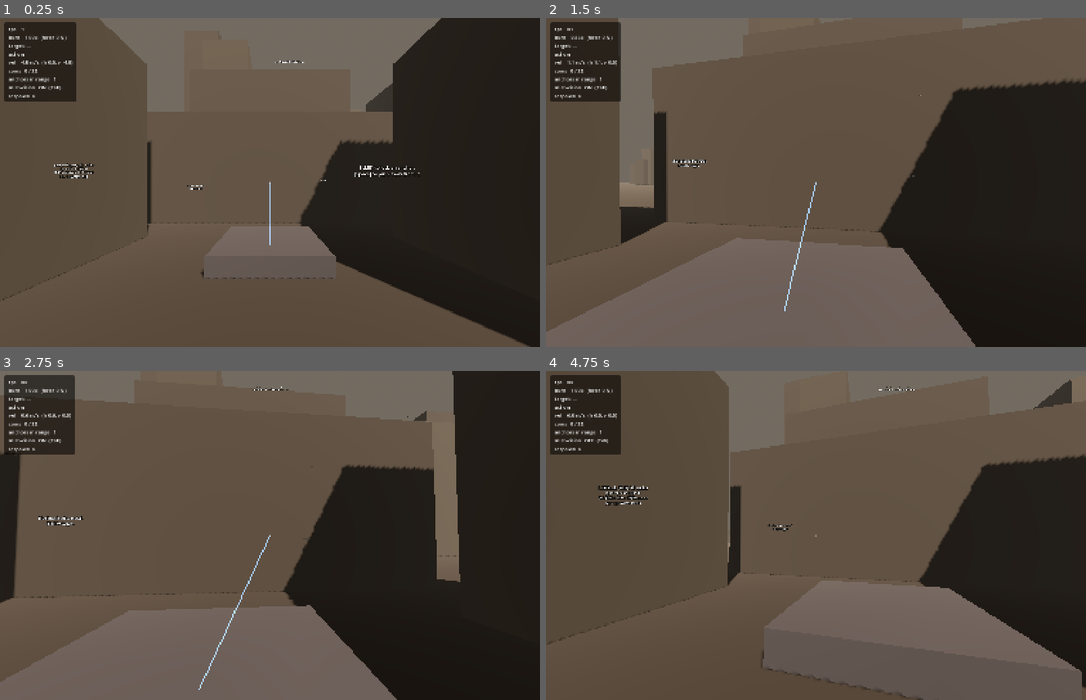
Above: before the commit, frames 1-4 (two rows, left to right).
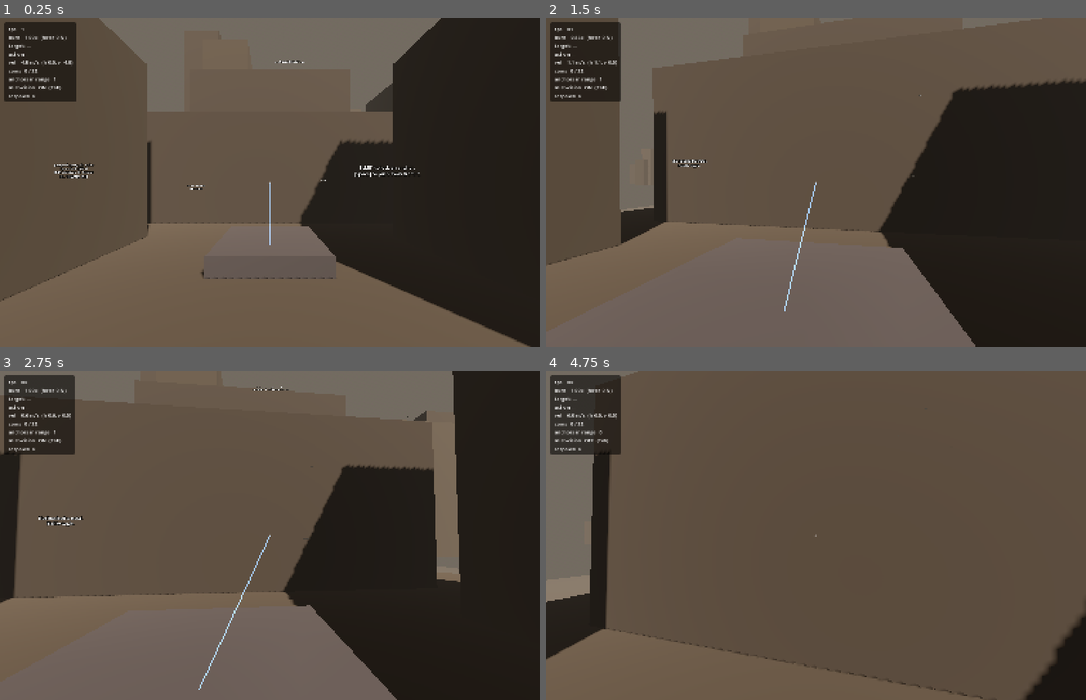
Above: after the commit, the same moments.

Repository: Fenyn/Gamestorming
Game: Godot game, scene res://world/main.tscn
Two runs of this game, one before a commit and one after it. Both use one fixed random seed, a clock stepped at 60 frames per second and the inputs below.
Inputs (mouse positions are in pixels of both pictures, inside the frame that each line leads up to):
- Up to frame 1 (0.25 s): no input
- Up to frame 2 (1.5 s): move the mouse to (843, 182) at 0.52 s; hold W (move_forward) from 0.53 s (still down); right-click (843, 182) at 0.6 s; move the mouse to (789, 182) at 1.27 s; tap Mouse wheel down (burn_down) at 1.35 s
- Up to frame 3 (2.75 s): keep holding W (move_forward); move the mouse to (280, 528) at 2.02 s; hold Mouse wheel up (burn_up) from 2.03 s (still down)
- Up to frame 4 (4.75 s): keep holding W (move_forward); move the mouse to (810, 542) at 2.77 s; release Mouse wheel up (burn_up) at 2.78 s; tap Q (drop_coin) at 2.85 s; move the mouse to (853, 538) at 3.52 s; press the mouse at (853, 538) at 3.53 s; tap R (respawn) at 4.15 s; move the mouse to (772, 532) at 4.27 s; release the mouse at (772, 532) at 4.28 s; tap Tab (mist_vision_toggle) at 4.35 s

The runs differ from the first frame. In frame 1, less than 0.1% of the frame differs, in the area x 43-58%, y 78-80%; in frame 2, 0.2%; in frame 3, less than 0.1%; in frame 4, 35%, in the area x 0-100%, y 0-100%.

Commit message:
Coinshot - kill volume

Diff:
--- a/coinshot/levels/level_1_rooftops.gd
+++ b/coinshot/levels/level_1_rooftops.gd
@@ -7,6 +7,10 @@
 
 	var C := Color(0.36, 0.34, 0.31)
 	var D := Color(0.32, 0.30, 0.28)
+
+	# ── Spawn floors (no world ground — levels own their surfaces) ──
+	_place_platform(Vector3(0, -0.25, -3), Vector3(22, 0.5, 22))
+	_place_platform(Vector3(20, -0.25, -79), Vector3(22, 0.5, 16))
 
 	# ── Title ──
 	_place_sign(Vector3(0, 4, -2), "THE ASH YARD", 28)
@@ -115,6 +119,14 @@
 	_place_goal(Vector3(14, 58, -125), Vector3(8, 0.5, 8))
 	_place_sign(Vector3(14, 61, -125), "The arches are next.", 20)
 
+	# ── Checkpoints ──
+	_place_checkpoint(Vector3(0, 0, -5))
+	_place_checkpoint(Vector3(0, 12, -22))
+	_place_checkpoint(Vector3(22, 16, -30))
+	_place_checkpoint(Vector3(20, 24, -64))
+	_place_checkpoint(Vector3(20, 0, -77))
+	_place_checkpoint(Vector3(20, 50, -92))
+
 	# ── Boundary + backdrop ──
 	_build_boundary(Vector3(14, 0, -62), 85.0)
 	_build_city_backdrop(Vector3(14, 0, -62), 85.0, 155.0, 55, 15.0, 0.1)
--- a/coinshot/levels/level_2_canals.gd
+++ b/coinshot/levels/level_2_canals.gd
@@ -136,6 +136,13 @@
 	_place_goal(Vector3(4, 26, -196), Vector3(8, 0.5, 8))
 	_place_sign(Vector3(4, 29, -196), "Time to pick up speed.", 20)
 
+	# ── Checkpoints ──
+	_place_checkpoint(Vector3(0, 22, 0))
+	_place_checkpoint(Vector3(12, 18, -42))
+	_place_checkpoint(Vector3(-6, 18, -88))
+	_place_checkpoint(Vector3(-8, 18, -150))
+	_place_checkpoint(Vector3(4, 22, -196))
+
 	# ── Boundary + backdrop ──
 	_build_boundary(Vector3(0, 0, -98), 120.0)
 	_build_city_backdrop(Vector3(0, 0, -98), 120.0, 180.0, 60, 22.0, 0.15)
--- a/coinshot/levels/level_3_keeps.gd
+++ b/coinshot/levels/level_3_keeps.gd
@@ -92,6 +92,11 @@
 	_place_goal(Vector3(0, 47, -295), Vector3(8, 0.5, 8))
 	_place_sign(Vector3(0, 50, -295), "Fast enough.\nNow hold still.", 20)
 
+	# ── Checkpoints ──
+	_place_checkpoint(Vector3(0, 22, 0))
+	_place_checkpoint(Vector3(0, 18, -114))
+	_place_checkpoint(Vector3(0, 22, -238))
+
 	# ── Boundary + backdrop ──
 	_build_boundary(Vector3(0, 0, -148), 170.0)
 	_build_city_backdrop(Vector3(0, 0, -148), 170.0, 230.0, 60, 25.0, 0.15)
--- a/coinshot/levels/level_4_spires.gd
+++ b/coinshot/levels/level_4_spires.gd
@@ -8,6 +8,9 @@
 	var C := Color(0.36, 0.34, 0.31)
 	var D := Color(0.32, 0.30, 0.28)
 	var M := Color(0.50, 0.50, 0.55)
+
+	# ── Spawn floor ──
+	_place_platform(Vector3(0, -0.25, -5), Vector3(22, 0.5, 22))
 
 	_place_sign(Vector3(0, 3.5, -3), "THE CRUCIBLE\n\n" +
 		"Lock multiple targets.\nFeel the difference.")
@@ -114,6 +117,12 @@
 	_place_goal(Vector3(0, 30, -158), Vector3(8, 0.5, 8))
 	_place_sign(Vector3(0, 33, -158), "One more.", 20)
 
+	# ── Checkpoints ──
+	_place_checkpoint(Vector3(0, 0, -5))
+	_place_checkpoint(Vector3(0, 22, -18))
+	_place_checkpoint(Vector3(0, 22, -85))
+	_place_checkpoint(Vector3(0, 26, -158))
+
 	# ── Boundary + backdrop ──
 	_build_boundary(Vector3(0, 0, -80), 100.0)
 	_build_city_backdrop(Vector3(0, 0, -80), 100.0, 170.0, 55, 30.0, 0.2)
--- a/coinshot/levels/level_5_citadel.gd
+++ b/coinshot/levels/level_5_citadel.gd
@@ -9,6 +9,9 @@
 	var D := Color(0.28, 0.26, 0.24)
 	var S := Color(0.35, 0.33, 0.38)
 	var P := Color(0.40, 0.38, 0.42)
+
+	# ── Spawn floor ──
+	_place_platform(Vector3(0, -0.25, -5), Vector3(24, 0.5, 22))
 
 	_place_sign(Vector3(0, 3.5, -3), "THE BLACK SPIRE\n\n" +
 		"Get to the top.", 28)
@@ -137,6 +140,15 @@
 	victory.no_depth_test = true
 	add_child(victory)
 
+	# ── Checkpoints ──
+	_place_checkpoint(Vector3(0, 0, -5))
+	_place_checkpoint(Vector3(0, 12, -18))
+	_place_checkpoint(Vector3(10, 22, -50))
+	_place_checkpoint(Vector3(4, 32, -64))
+	_place_checkpoint(Vector3(-4, 40, -78))
+	_place_checkpoint(Vector3(6, 48, -92))
+	_place_checkpoint(Vector3(0, 70, -150))
+
 	# ── Boundary + backdrop ──
 	_build_boundary(Vector3(5, 0, -93), 115.0)
 	_build_city_backdrop(Vector3(5, 0, -93), 115.0, 185.0, 65, 50.0, 0.3)
--- a/coinshot/levels/level_base.gd
+++ b/coinshot/levels/level_base.gd
@@ -282,6 +282,21 @@
 			_place_box(Vector3(bx, sh * 0.5, bz), Vector3(sw, sh, sw), bg_spire)
 			_place_pyramid(Vector3(bx, sh + 1.5, bz), sw * 1.3, 3.0, bg_spire)
 
+func _place_checkpoint(pos: Vector3) -> void:
+	var area := Area3D.new()
+	area.global_position = pos + Vector3(0, 1.5, 0)
+	add_child(area)
+	var col := CollisionShape3D.new()
+	var shape := BoxShape3D.new()
+	shape.size = Vector3(6, 3, 6)
+	col.shape = shape
+	area.add_child(col)
+	var spawn_pos := pos + Vector3(0, 1.2, 0)
+	area.body_entered.connect(func(body: Node3D):
+		if body is Player:
+			body._spawn_position = spawn_pos
+	)
+
 func _on_goal_entered(body: Node3D) -> void:
 	if body is Player:
 		level_completed.emit()
--- a/coinshot/world/world.gd
+++ b/coinshot/world/world.gd
@@ -17,6 +17,7 @@
 func _ready() -> void:
 	_build_environment()
 	_build_ground()
+	_build_kill_volume()
 	_player = PLAYER_SCENE.instantiate()
 	add_child(_player)
 	_load_level(0)
@@ -81,10 +82,9 @@
 	add_child(sun)
 
 func _build_ground() -> void:
-	var sb := StaticBody3D.new()
-	sb.name = "Ground"
-	add_child(sb)
 	var mesh := MeshInstance3D.new()
+	mesh.name = "GroundBackdrop"
+	mesh.global_position = Vector3(0, -30, 0)
 	var plane := PlaneMesh.new()
 	plane.size = Vector2(500, 500)
 	mesh.mesh = plane
@@ -92,7 +92,19 @@
 	mat.albedo_color = Color(0.28, 0.26, 0.24)
 	mat.roughness = 1.0
 	mesh.material_override = mat
-	sb.add_child(mesh)
+	add_child(mesh)
+
+func _build_kill_volume() -> void:
+	var area := Area3D.new()
+	area.name = "KillVolume"
+	area.global_position = Vector3(0, -20, 0)
+	add_child(area)
 	var col := CollisionShape3D.new()
-	col.shape = WorldBoundaryShape3D.new()
-	sb.add_child(col)
+	var shape := BoxShape3D.new()
+	shape.size = Vector3(2000, 2, 2000)
+	col.shape = shape
+	area.add_child(col)
+	area.body_entered.connect(func(body: Node3D):
+		if body is Player:
+			body._respawn()
+	)
